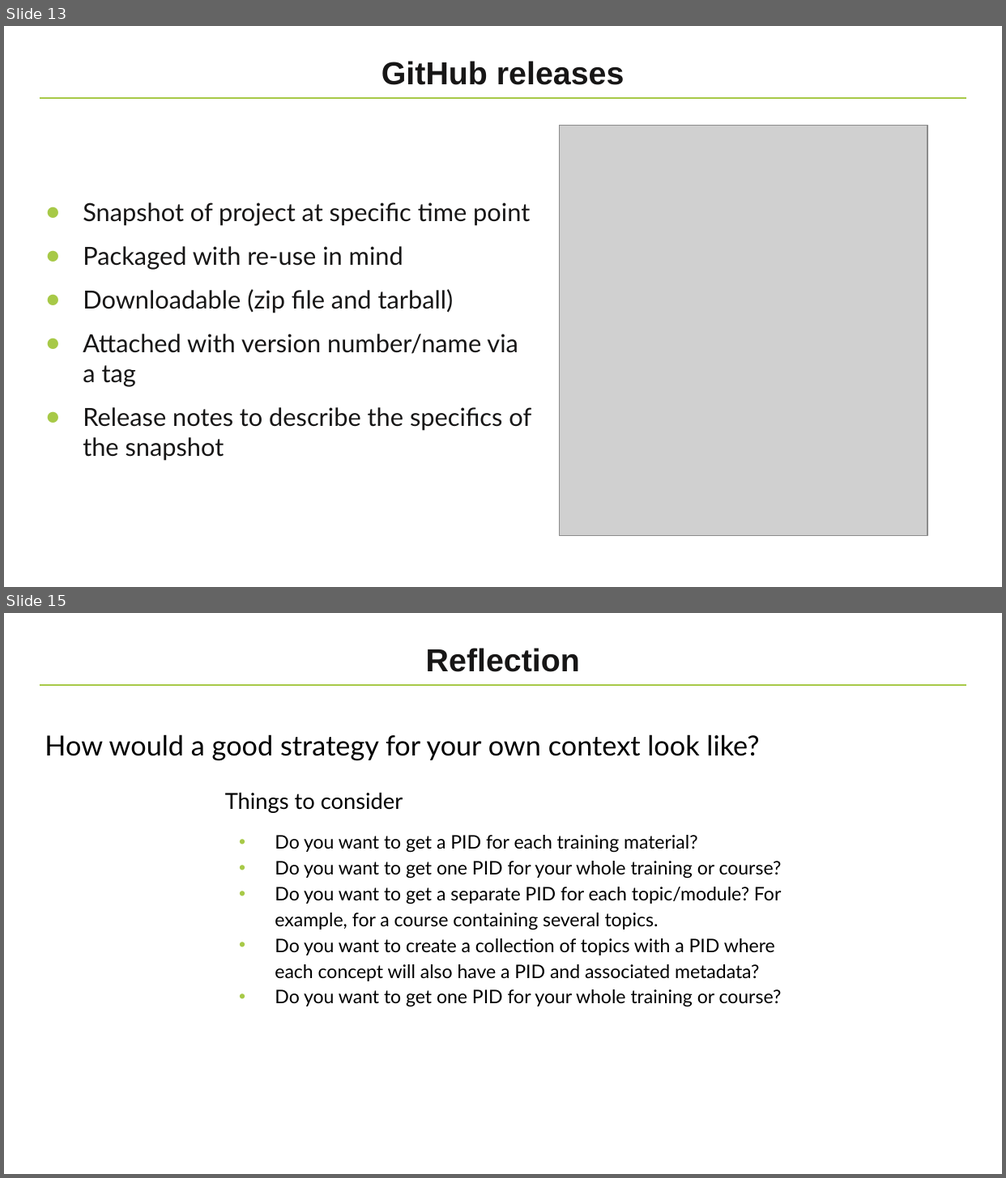
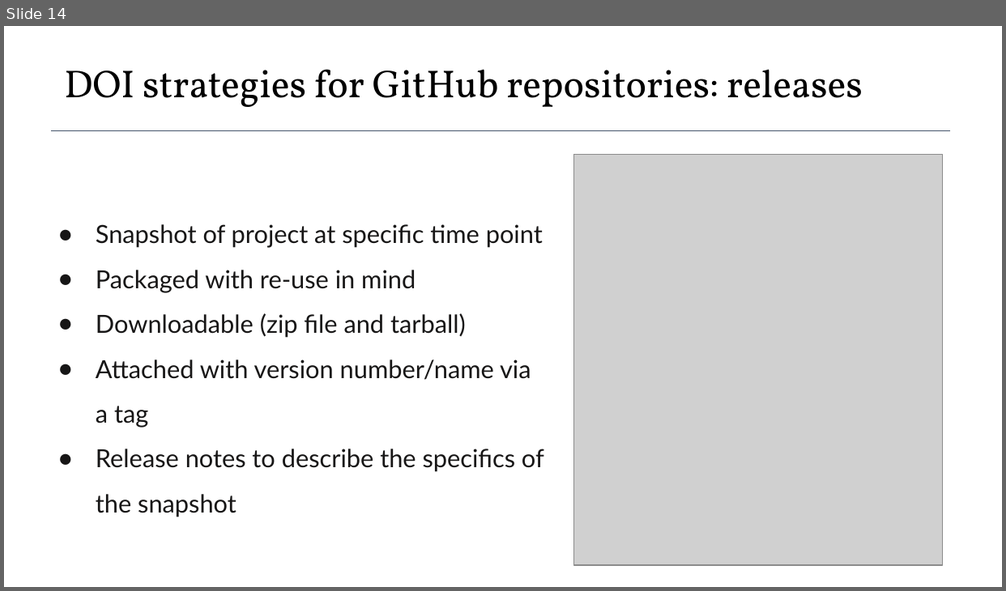
Before and after one commit to elixir-europe-training/ELIXIR-TrP-FAIR-Material-By-Design, a slide deck: docs/supplementary/presentations/ch_08_Unique_identifiers/Session 8 - Unique identifiers for training materials.pptx. Shown one above the other, each under a label of ours: slides 13 and 15 before the commit, slide 14 after it; the slides between them are not shown. The pictures are 1006x1178 and 1006x591 pixels, drawn with LibreOffice and Linux fonts; fonts in the diff are those of the drawing; grey boxes stand for pictures; background and template pictures are left out. Boxes give left, top, right and bottom in pixels: in the first picture for what was removed or moved away, otherwise in the second. Text is boxed around its words. In the diff, an @@ line names an element or a change of style, - is before the commit and + after.

```diff
--- a/docs/supplementary/presentations/ch_08_Unique_identifiers/Session 8 - Unique identifiers for training materials.pptx
+++ b/docs/supplementary/presentations/ch_08_Unique_identifiers/Session 8 - Unique identifiers for training materials.pptx
@@ slide 15 removed at bbox=[4, 613, 1002, 1174], background #FFFFFF; not listed: 1 template element that a slide beside it also shows @@
@@ title removed at bbox=[426, 648, 580, 672] @@
-Reflection
@@ text removed at bbox=[44, 735, 759, 761] @@
-How would a good strategy for your own context look like?
@@ text removed at bbox=[225, 793, 782, 1007] @@
-Things to consider
-• Do you want to get a PID for each training material?
-• Do you want to get one PID for your whole training or course?
-• Do you want to get a separate PID for each topic/module? For example, for a course containing several topics.
-• Do you want to create a collection of topics with a PID where each concept will also have a PID and associated metadata?
-• Do you want to get one PID for your whole training or course?
@@ what was slide 13 is now slide 14 @@
@@ slide 14 changed as well @@
@@ text at bbox=[64, 69, 863, 107]: text changed; size 23 to 28.1 pt; font Arial to Vollkorn; text colour #171616 to #000000; bold off @@
-GitHub releases
+DOI strategies for GitHub repositories: releases
@@ line removed from (39, 98) to (967, 98) @@
@@ line added from (51, 130) to (950, 130), #44546A 0.56 pt @@
@@ picture: place and size @@
-picture at bbox=[559, 125, 927, 536]
+picture at bbox=[573, 155, 942, 566]
@@ text "Snapshot of project at specific ...": place and size @@
-text "Snapshot of project at specific ..." at bbox=[83, 203, 531, 461]
+text "Snapshot of project at specific ..." at bbox=[96, 224, 544, 518]
@@ text "Snapshot of project at specific ..." at bbox=[96, 224, 544, 518]: line spacing 1 to 1.5; bullet colour #A7C947 to #171616; less space between paragraphs @@
```
Also in this commit, not shown: 11 other slides changed, 6 slides added, 3 other slides removed, 3 other files.
